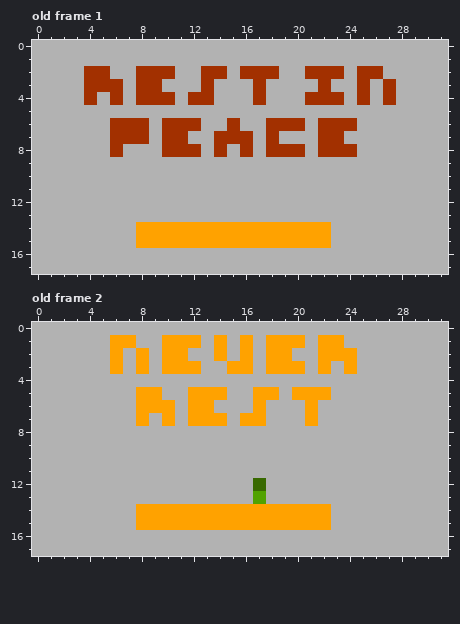
Pixel-art file: LD43 Sacrifice/Assets/Sprites/RestInPeace.aseprite. The picture above was drawn from the file before the commit.
32x18 pixels, 2 frames. Shown: old frame 1, old frame 2. The commit also changed other frames, which this record leaves out.
After:
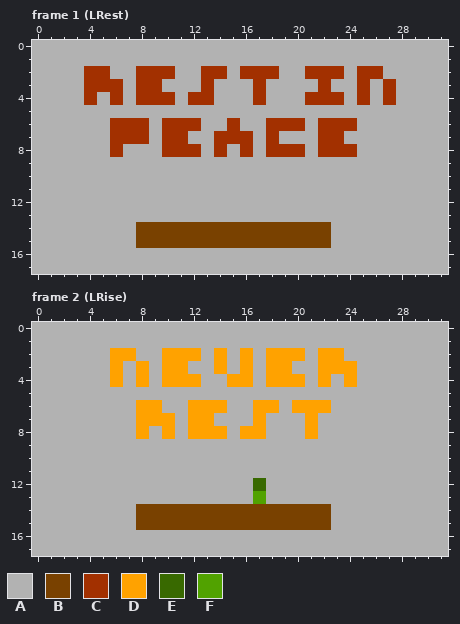
Palette (. is transparent): A #b2b2b2  B #794100  C #a23000  D #ffa200  E #386900  F #51a200
A new or re-ordered frame is compared with the old frame closest to it.
The author wrote: Title through Choose Coffin scenes complete.
Edits made:
frames 2 -> 6
--- frame 1 (LRest) is new; against old frame 1, layer "Coffins"
@@ x 6..24 @@
 13 AAAAAAAAAAAAAAAAAAA
-14 AADDDDDDDDDDDDDDDAA
-15 AADDDDDDDDDDDDDDDAA
+14 AABBBBBBBBBBBBBBBAA
+15 AABBBBBBBBBBBBBBBAA
 16 AAAAAAAAAAAAAAAAAAA
--- frame 2 (LRise) is new; against old frame 2, layers "Words", "Coffins"
@@ x 0..31 @@
  0 AAAAAAAAAAAAAAAAAAAAAAAAAAAAAAAA
- 1 AAAAAADDAADDDADADADDDADDAAAAAAAA
- 2 AAAAAADADADDAADADADDAADDDAAAAAAA
- 3 AAAAAADADADDDAADDADDDADADAAAAAAA
- 4 AAAAAAAAAAAAAAAAAAAAAAAAAAAAAAAA
- 5 AAAAAAAADDAADDDAADDADDDAAAAAAAAA
- 6 AAAAAAAADDDADDAAADAAADAAAAAAAAAA
- 7 AAAAAAAADADADDDADDAAADAAAAAAAAAA
- 8 AAAAAAAAAAAAAAAAAAAAAAAAAAAAAAAA
+ 1 AAAAAAAAAAAAAAAAAAAAAAAAAAAAAAAA
+ 2 AAAAAADDAADDDADADADDDADDAAAAAAAA
+ 3 AAAAAADADADDAADADADDAADDDAAAAAAA
+ 4 AAAAAADADADDDAADDADDDADADAAAAAAA
+ 5 AAAAAAAAAAAAAAAAAAAAAAAAAAAAAAAA
+ 6 AAAAAAAADDAADDDAADDADDDAAAAAAAAA
+ 7 AAAAAAAADDDADDAAADAAADAAAAAAAAAA
+ 8 AAAAAAAADADADDDADDAAADAAAAAAAAAA
  9 AAAAAAAAAAAAAAAAAAAAAAAAAAAAAAAA
@@ x 6..24 @@
 13 AAAAAAAAAAAFAAAAAAA
-14 AADDDDDDDDDDDDDDDAA
-15 AADDDDDDDDDDDDDDDAA
+14 AABBBBBBBBBBBBBBBAA
+15 AABBBBBBBBBBBBBBBAA
 16 AAAAAAAAAAAAAAAAAAA
